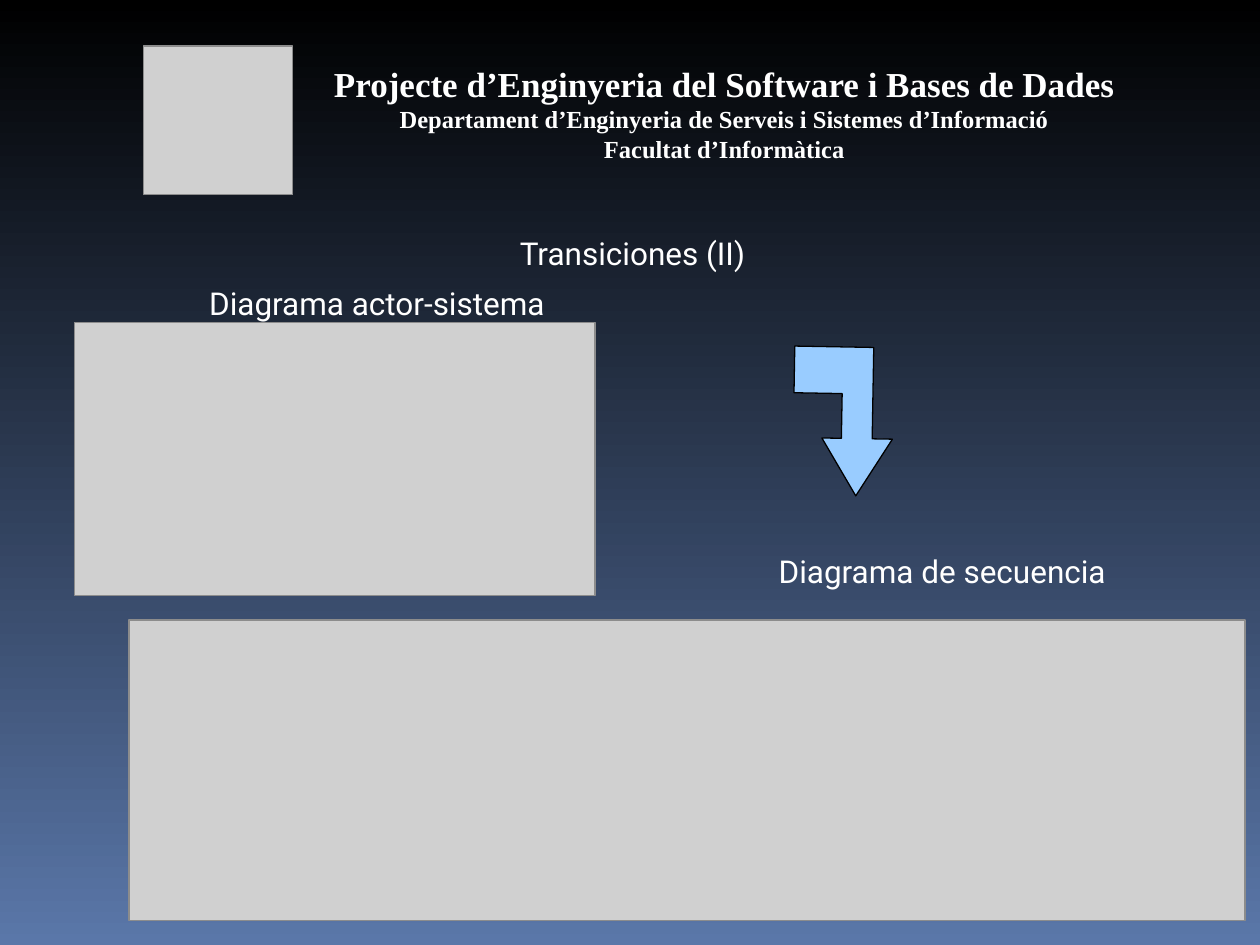
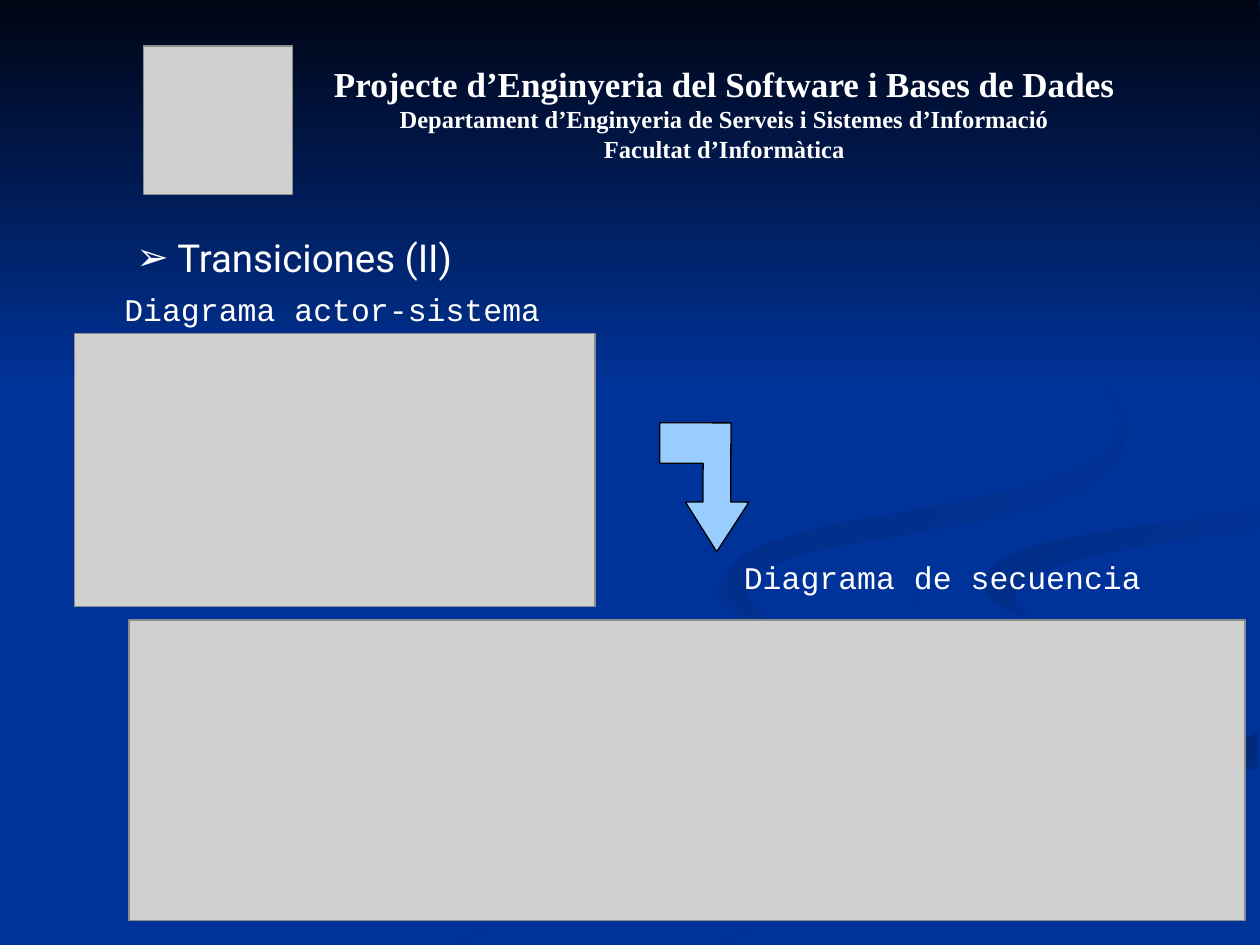
Before and after one commit to mvm9289/escfib, a slide deck: slide 9 of Docs/0910Q2-08-E-1.0-Presentacion.ppt (slide 10 before the commit). Drawn at 1260x945 pixels with LibreOffice and Linux fonts; fonts in the diff are those of the drawing; grey boxes stand for pictures. Boxes give left, top, right and bottom in pixels: in the first picture for what was removed or moved away, otherwise in the second. Text is boxed around its words. In the diff, an @@ line names an element or a change of style, - is before the commit and + after.

```diff
--- a/Docs/0910Q2-08-E-1.0-Presentacion.ppt
+++ b/Docs/0910Q2-08-E-1.0-Presentacion.ppt
@@ background gradient #000000 to #5A77A9 to #003399 @@
@@ group added at [0, 0, 1260, 944]: 7 freeform shapes @@
@@ text "Transiciones (II)" at [177, 241, 452, 281]: size 18 to 22 pt; alignment centre to left; bullet none to ➢ @@
@@ text "Diagrama actor-sistema" at [124, 298, 540, 328]: font Roboto to Courier New @@
@@ text "Diagrama actor-sistema": place and size @@
-text "Diagrama actor-sistema" at [209, 292, 545, 323]
+text "Diagrama actor-sistema" at [124, 298, 540, 328]
@@ picture: place and size @@
-picture at [74, 323, 595, 595]
+picture at [74, 334, 595, 606]
@@ freeform shape: place and size @@
-freeform shape at [792, 346, 894, 497]
+freeform shape at [659, 423, 749, 551]
@@ text "Diagrama de secuencia" at [744, 566, 1141, 596]: font Roboto to Courier New @@
```
Also in this commit, not shown: 23 other slides changed, 1 slide removed.
